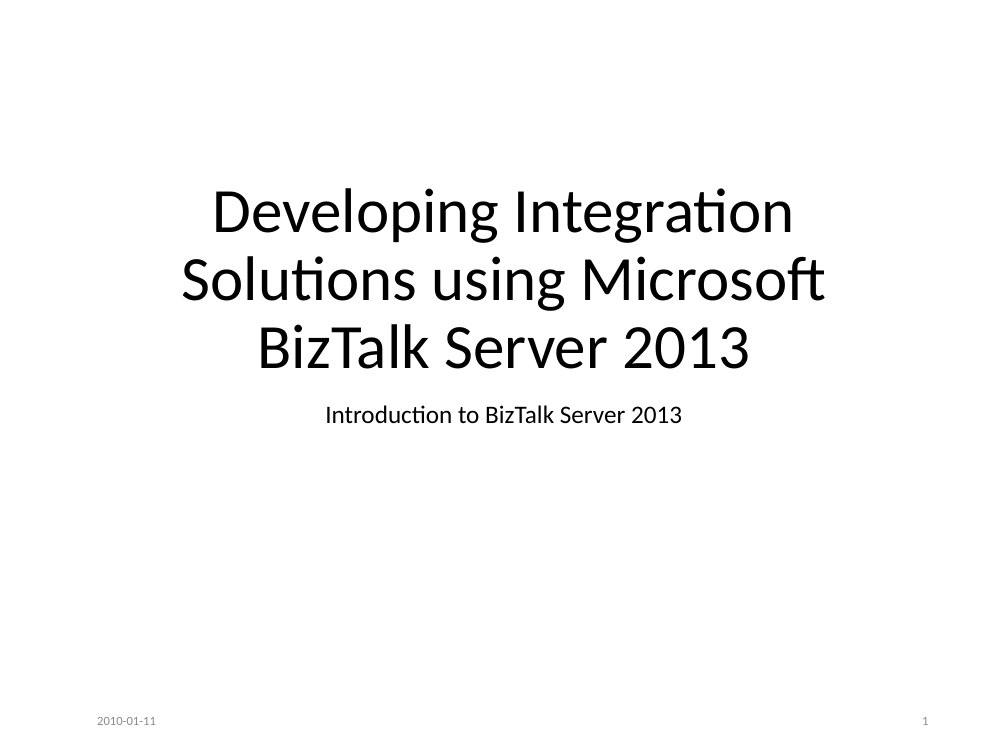
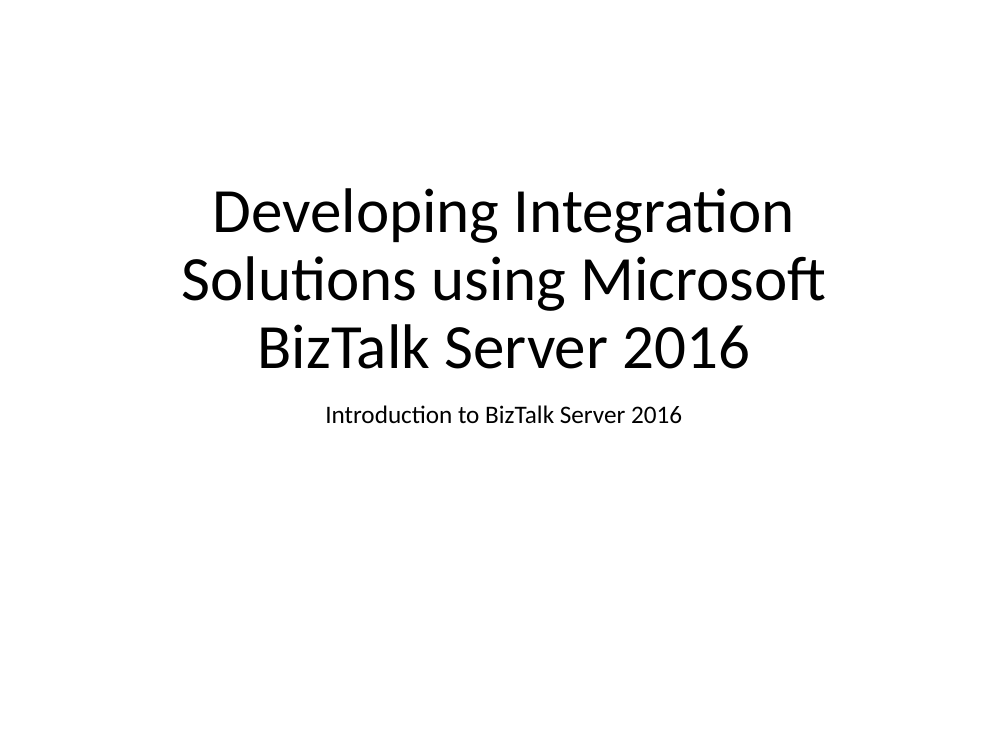
Before and after one commit to wmmihaa/BizTalk-Server---Developing-Integration-Solutions, a slide deck: slide 1 of Slides/Module 1 - Introduction to BizTalk Server.pptx. Drawn at 1008x756 pixels with LibreOffice and Linux fonts; fonts in the diff are those of the drawing. Boxes give left, top, right and bottom in pixels: in the first picture for what was removed or moved away, otherwise in the second. Text is boxed around its words. In the diff, an @@ line names an element or a change of style, - is before the commit and + after.

```diff
--- a/Slides/Module 1 - Introduction to BizTalk Server.pptx
+++ b/Slides/Module 1 - Introduction to BizTalk Server.pptx
@@ title at [181,188,827,369]: text changed @@
-Developing Integration Solutions using Microsoft BizTalk Server 2013
+Developing Integration Solutions using Microsoft BizTalk Server 2016
@@ subtitle at [325,405,682,424]: text changed @@
-Introduction to BizTalk Server 2013
+Introduction to BizTalk Server 2016
@@ text removed at [97,717,156,725] @@
-2010-01-11
@@ page number removed at [922,717,928,725] @@
-1
```
Also in this commit, not shown: 24 other slides changed, 7 slides added, 1 other file.
